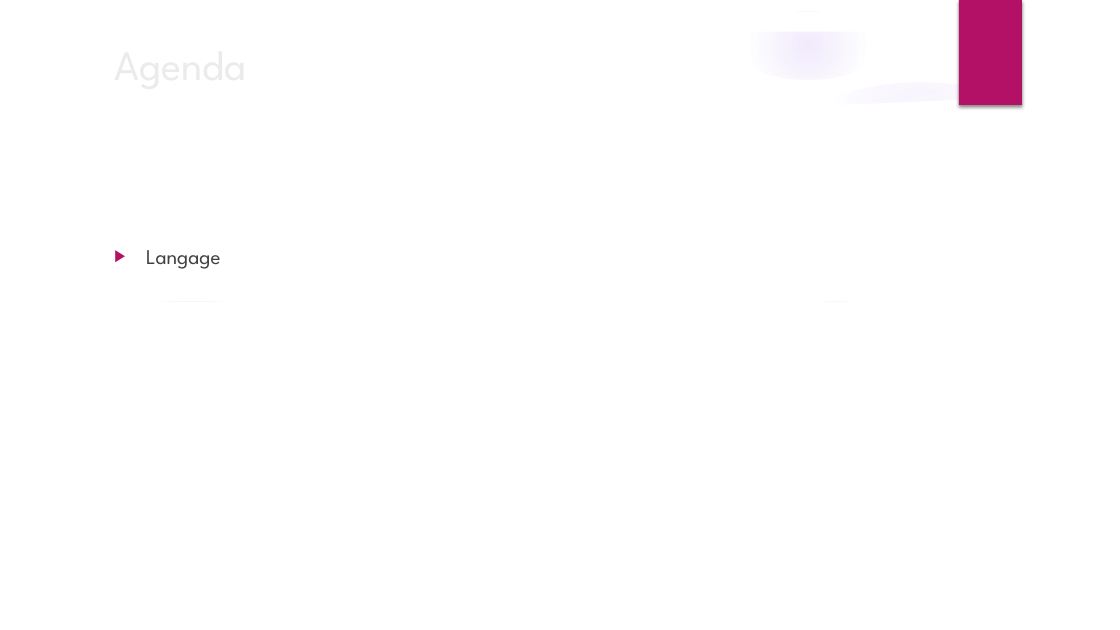
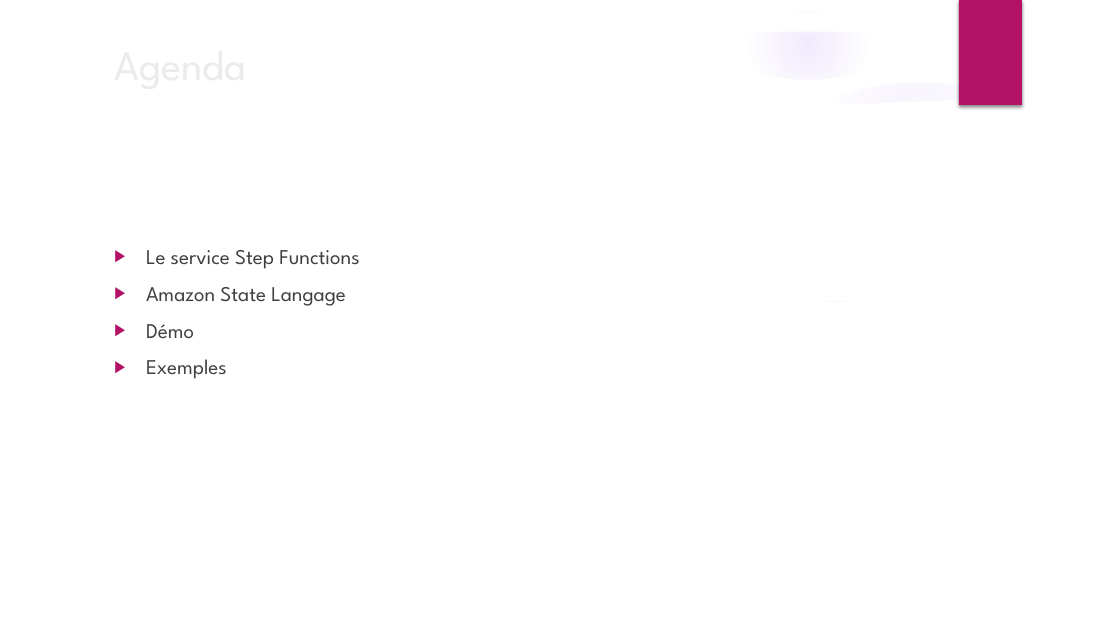
Before and after one commit to jerep6/aws-lambda, a slide deck: slide 2 of xke-stepfunctions.pptx. Drawn at 1120x630 pixels with LibreOffice and Linux fonts; fonts in the diff are those of the drawing; background and template pictures are left out. Boxes give left, top, right and bottom in pixels: in the first picture for what was removed or moved away, otherwise in the second. Text is boxed around its words. In the diff, an @@ line names an element or a change of style, - is before the commit and + after.

```diff
--- a/xke-stepfunctions.pptx
+++ b/xke-stepfunctions.pptx
@@ text at bbox=[146, 250, 359, 379]: text changed @@
-▶ Langage
+▶ Le service Step Functions
+▶ Amazon State Langage
+▶ Démo
+▶ Exemples
```
Also in this commit, not shown: 10 other slides changed, 2 slides added, 1 slide removed.
